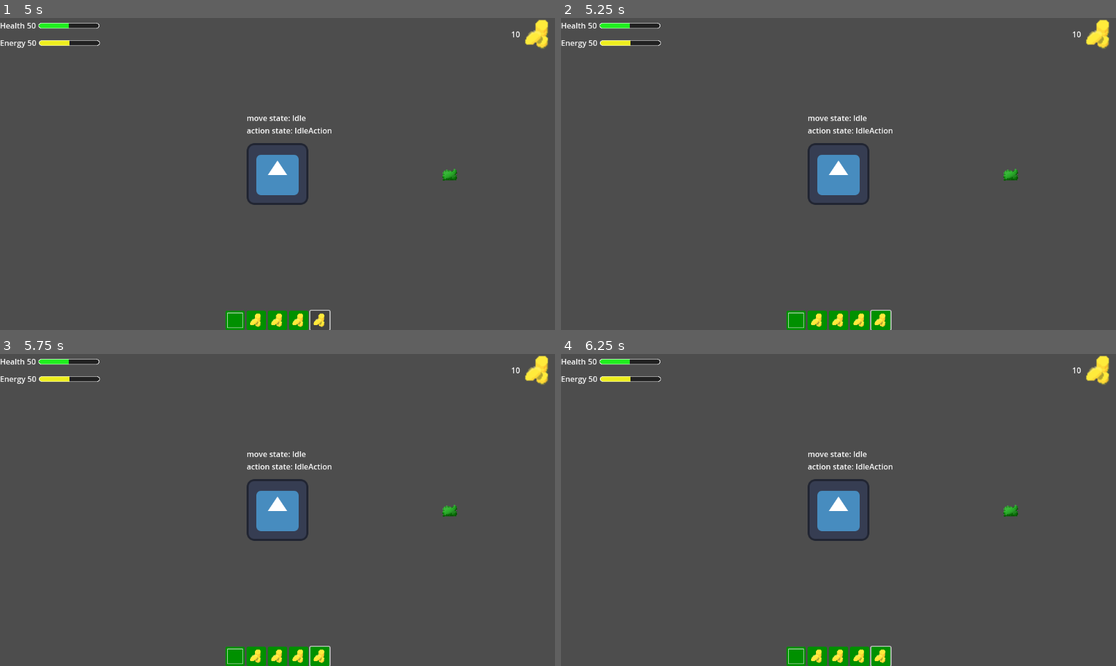
Above: before the commit, frames 1-4 (two rows, left to right).
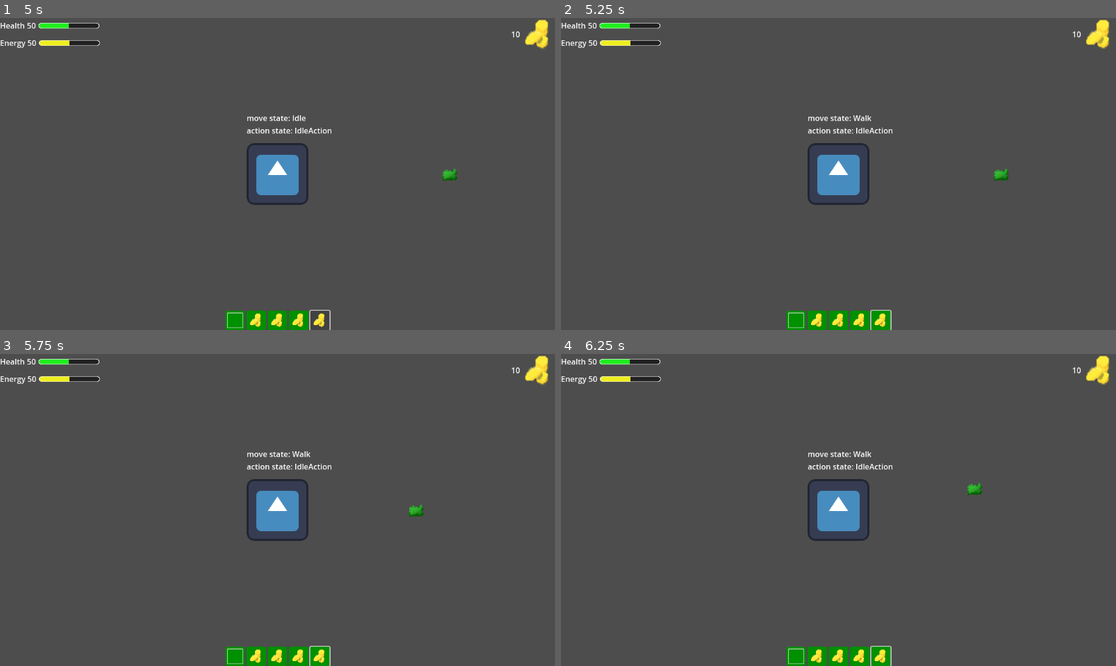
Above: after the commit, the same moments.

Repository: Cole-Miller-IT/template-game-for-future-projects
Game: Godot game, scene res://Scenes/Levels/MainMenu/main_menu.tscn
The game is run twice, just before and just after one commit, with the same random seed, the same clock (stepped at 60 frames per second) and the same inputs. Before the commit the project has no main scene; this scene is started directly in both runs. The engine's default icon, where the game draws it, is replaced by a stand-in: a white triangle on a blue panel in a dark square. Sound files missing from this copy of the repository are replaced by a short silence.
Inputs (mouse positions are in pixels of both pictures, inside the frame that each line leads up to):
- Up to frame 1 (5 s): click "Start" at 0.5 s; click (233, 320) at 1.25 s; click (255, 320) at 2 s; click (277, 320) at 2.75 s; click (299, 320) at 3.5 s; click (321, 320) at 4.25 s
- Up to frame 2 (5.25 s): tap Enter at 5 s; move the mouse to (960, 158) at 5.02 s; hold D (right, bound only after the commit) from 5.03 s (still down); click (960, 158) at 5.1 s
- Up to frame 3 (5.75 s): keep holding D (right, bound only after the commit)
- Up to frame 4 (6.25 s): move the mouse to (727, 525) at 5.77 s; release D (right, bound only after the commit) at 5.78 s; hold S (down, bound only after the commit) from 5.78 s (still down); click (727, 525) at 5.85 s

Frame 1 is identical in both runs. In frame 2, 0.2% of the frame differs, in the area x 52-83%, y 31-53%; in frame 3, 0.2%; in frame 4, 0.2%.

Commit message:
Added audio buses

Diff:
--- a/Scenes/Levels/MainMenu/MainMenu.gd
+++ b/Scenes/Levels/MainMenu/MainMenu.gd
@@ -3,7 +3,7 @@
 
 # Called when the node enters the scene tree for the first time.
 func _ready():
-	pass
+	$Music.play()
 
 
 func _on_quit_pressed():
--- a/Scenes/Levels/MainMenu/main_menu.tscn
+++ b/Scenes/Levels/MainMenu/main_menu.tscn
@@ -1,8 +1,9 @@
-[gd_scene load_steps=4 format=3 uid="uid://fnxbr1vrjmib"]
+[gd_scene load_steps=5 format=3 uid="uid://fnxbr1vrjmib"]
 
 [ext_resource type="Script" path="res://Scenes/Levels/MainMenu/MainMenu.gd" id="1_dar81"]
 [ext_resource type="Texture2D" uid="uid://4wu5hwbnpw2l" path="res://Assets/Images/title.png" id="2_8rxj3"]
 [ext_resource type="Texture2D" uid="uid://b4mc6qf4olfmn" path="res://Assets/Images/MainMenuBackground.png" id="3_spydp"]
+[ext_resource type="AudioStream" uid="uid://da5tpmgs1cghp" path="res://Assets/Music/mainMenuMusic Pixel Dreams.mp3" id="4_0v4og"]
 
 [node name="MainMenu" type="MarginContainer"]
 offset_right = 1152.0
@@ -64,6 +65,11 @@
 layout_mode = 2
 size_flags_horizontal = 3
 
+[node name="Music" type="AudioStreamPlayer" parent="."]
+stream = ExtResource("4_0v4og")
+volume_db = -18.0
+bus = &"Music"
+
 [connection signal="pressed" from="MarginContainer/HBoxContainer/Left Container/Buttons/Start" to="." method="_on_start_pressed"]
 [connection signal="pressed" from="MarginContainer/HBoxContainer/Left Container/Buttons/Options" to="." method="_on_options_pressed"]
 [connection signal="pressed" from="MarginContainer/HBoxContainer/Left Container/Buttons/Quit" to="." method="_on_quit_pressed"]
--- /dev/null
+++ b/default_bus_layout.tres
@@ -0,0 +1,21 @@
+[gd_resource type="AudioBusLayout" format=3 uid="uid://i5puq7wyeqwi"]
+
+[resource]
+bus/1/name = &"Music"
+bus/1/solo = false
+bus/1/mute = false
+bus/1/bypass_fx = false
+bus/1/volume_db = 0.0
+bus/1/send = &"Master"
+bus/2/name = &"SFX"
+bus/2/solo = false
+bus/2/mute = false
+bus/2/bypass_fx = false
+bus/2/volume_db = 0.0
+bus/2/send = &"Master"
+bus/3/name = &"Dialogue"
+bus/3/solo = false
+bus/3/mute = false
+bus/3/bypass_fx = false
+bus/3/volume_db = 0.0
+bus/3/send = &"Master"
--- a/project.godot
+++ b/project.godot
@@ -11,5 +11,41 @@
 [application]
 
 config/name="Template Game For Future Projects"
+run/main_scene="res://Scenes/Levels/MainMenu/main_menu.tscn"
 config/features=PackedStringArray("4.3", "Forward Plus")
 config/icon="res://icon.svg"
+
+[input]
+
+down={
+"deadzone": 0.5,
+"events": [Object(InputEventKey,"resource_local_to_scene":false,"resource_name":"","device":-1,"window_id":0,"alt_pressed":false,"shift_pressed":false,"ctrl_pressed":false,"meta_pressed":false,"pressed":false,"keycode":0,"physical_keycode":83,"key_label":0,"unicode":115,"location":0,"echo":false,"script":null)
+]
+}
+up={
+"deadzone": 0.5,
+"events": [Object(InputEventKey,"resource_local_to_scene":false,"resource_name":"","device":-1,"window_id":0,"alt_pressed":false,"shift_pressed":false,"ctrl_pressed":false,"meta_pressed":false,"pressed":false,"keycode":0,"physical_keycode":87,"key_label":0,"unicode":119,"location":0,"echo":false,"script":null)
+]
+}
+right={
+"deadzone": 0.5,
+"events": [Object(InputEventKey,"resource_local_to_scene":false,"resource_name":"","device":-1,"window_id":0,"alt_pressed":false,"shift_pressed":false,"ctrl_pressed":false,"meta_pressed":false,"pressed":false,"keycode":0,"physical_keycode":68,"key_label":0,"unicode":100,"location":0,"echo":false,"script":null)
+]
+}
+left={
+"deadzone": 0.5,
+"events": [Object(InputEventKey,"resource_local_to_scene":false,"resource_name":"","device":-1,"window_id":0,"alt_pressed":false,"shift_pressed":false,"ctrl_pressed":false,"meta_pressed":false,"pressed":false,"keycode":0,"physical_keycode":65,"key_label":0,"unicode":97,"location":0,"echo":false,"script":null)
+]
+}
+lightAttack={
+"deadzone": 0.5,
+"events": [Object(InputEventMouseButton,"resource_local_to_scene":false,"resource_name":"","device":-1,"window_id":0,"alt_pressed":false,"shift_pressed":false,"ctrl_pressed":false,"meta_pressed":false,"button_mask":0,"position":Vector2(0, 0),"global_position":Vector2(0, 0),"factor":1.0,"button_index":1,"canceled":false,"pressed":false,"double_click":false,"script":null)
+]
+}
+
+[layer_names]
+
+2d_physics/layer_1="World"
+2d_physics/layer_2="Player"
+2d_physics/layer_3="PlayerHurtbox"
+2d_physics/layer_4="EnemyHurtbox"
Not shown, added: Assets/Music/Skyfall Crisis 2.mp3.import
Not shown, added: Assets/Music/Skyfall Crisis Boss Music.mp3.import
Not shown, added: Assets/Music/mainMenuMusic Pixel Dreams.mp3.import
Not shown, added: Assets/Sound/Basic Noises/deathSound.mp3.import
Not shown, added: Assets/Sound/Basic Noises/deathSoundOriginal.mp3.import
Not shown, added: Assets/Sound/Basic Noises/explosion 1.mp3.import
Not shown, added: Assets/Sound/Basic Noises/explosion 2.mp3.import
Not shown, added: Assets/Sound/Basic Noises/fire 1.mp3.import
Not shown, added: Assets/Sound/buttonClickMenu.mp3.import
Not shown: 1 places in Scenes/Player/player.tscn that only renumber resources
Not shown, added: Assets/Music/Skyfall Crisis 2.mp3
Not shown, added: Assets/Music/Skyfall Crisis Boss Music.mp3
(and 7 more such lines)
